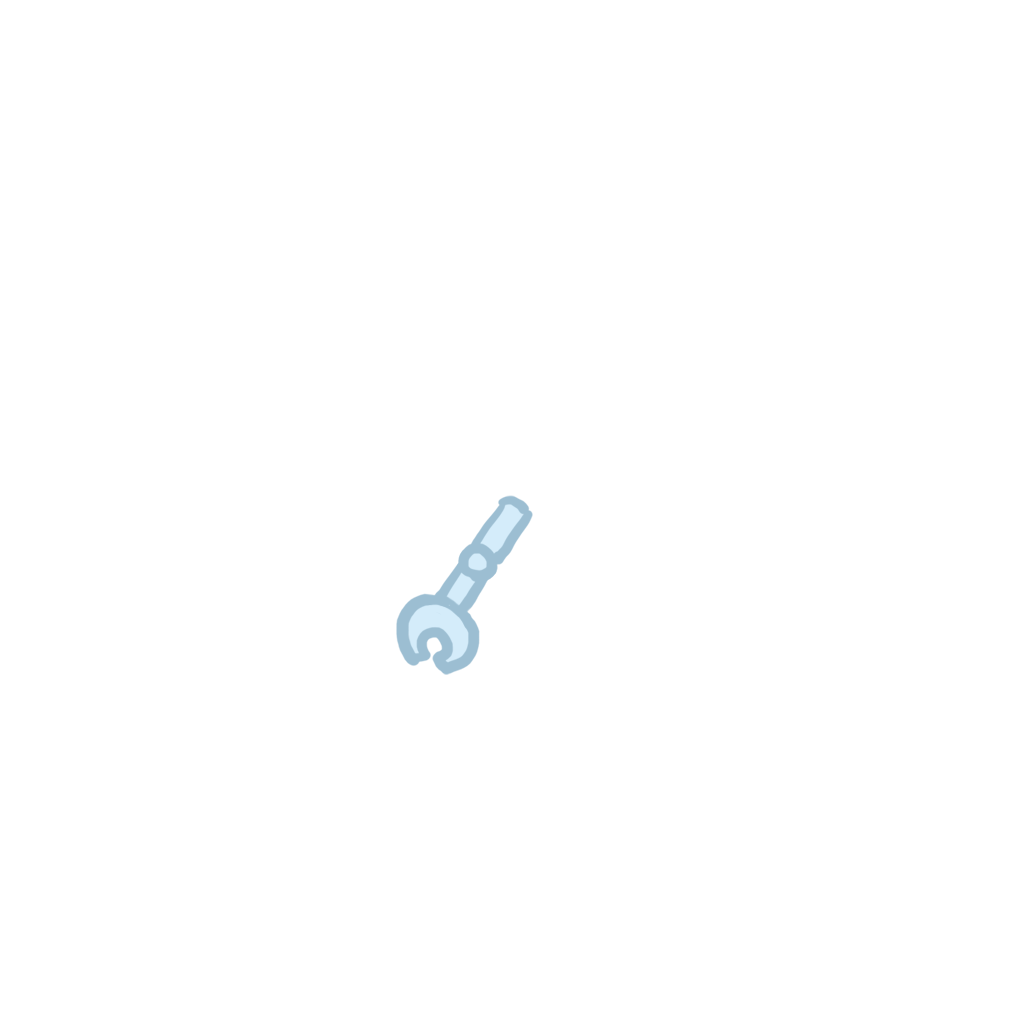
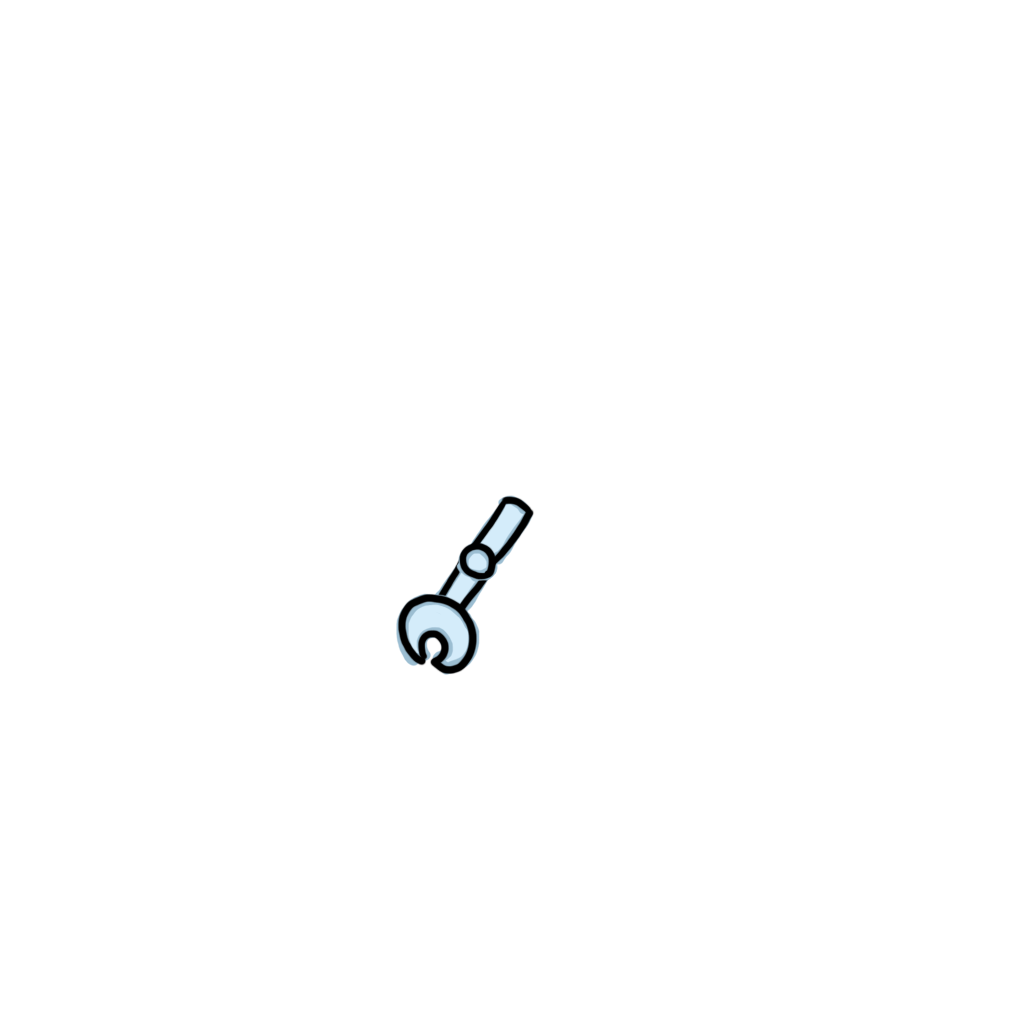
Comparing the layer stacks of the two 1024x1024 images. Changes:
painted on "R_hand01" over (458, 495, 535, 581)
painted on "R_hand03" over (397, 593, 478, 675)
painted on "R_hand02" over (432, 551, 494, 624)
